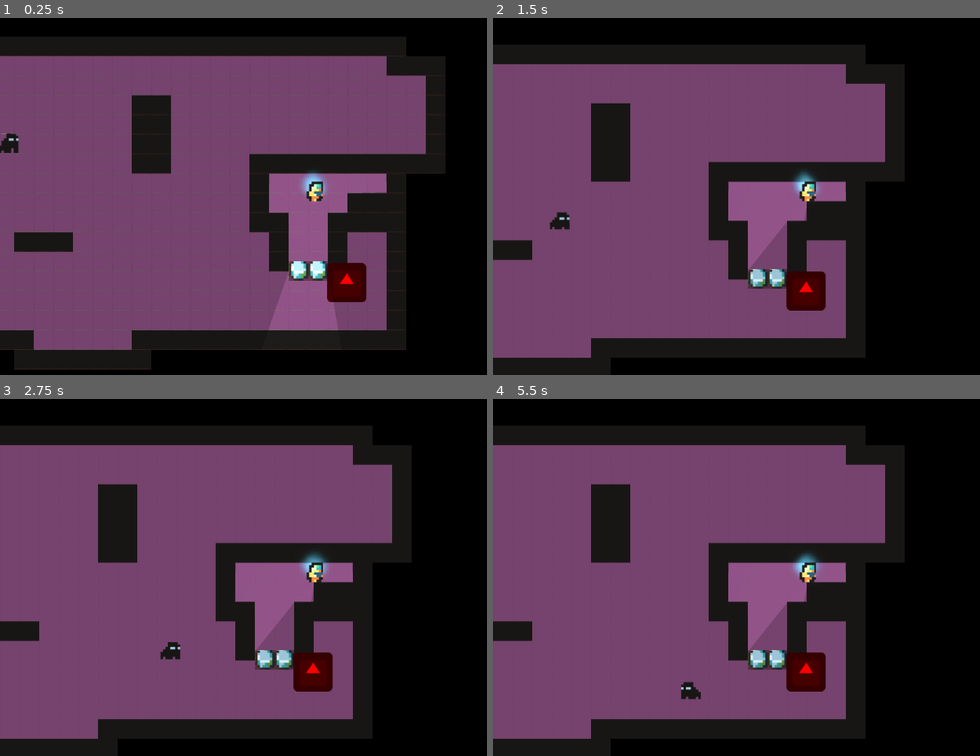
Above: before the commit, frames 1-4 (two rows, left to right).
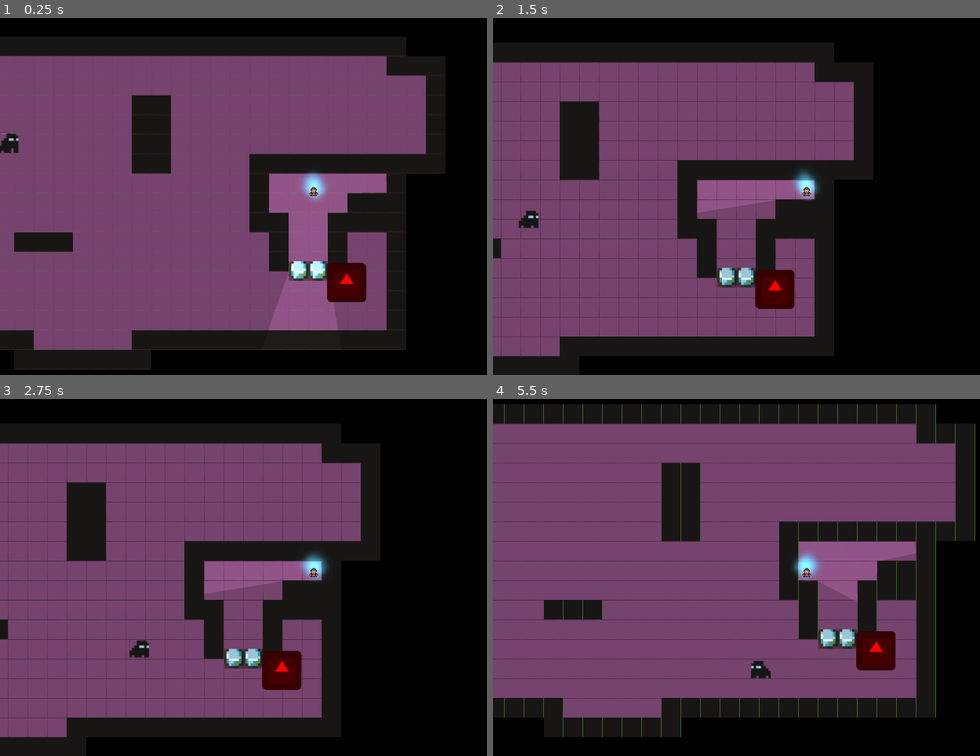
Above: after the commit, the same moments.

Repository: MxAshUp/godot-wild-jam-2
Game: Godot game, scene res://PrototypeScenes/GameplayIntegration/AFullStage.tscn
The game is run twice, just before and just after one commit, with the same random seed, the same clock (stepped at 60 frames per second) and the same inputs. This scene is started directly instead of the project's main scene. The engine's default icon, where the game draws it, is replaced by a stand-in: a white triangle on a blue panel in a dark square.
Inputs:
- Up to frame 1 (0.25 s): no input
- Up to frame 2 (1.5 s): hold Right (ui_right) 0.53-1.28 s; tap Ctrl (interact) at 0.6, 1.35 s; tap Space (jump) at 0.77 s; hold Down (ui_down) from 1.28 s (still down)
- Up to frame 3 (2.75 s): tap Space (jump) at 1.52 s; release Down (ui_down) at 2.03 s; hold Right (ui_right) from 2.03 s (still down); tap Ctrl (interact) at 2.1 s
- Up to frame 4 (5.5 s): release Right (ui_right) at 2.78 s; hold Up (ui_up) 2.78-3.53 s; tap Ctrl (interact) every 0.75 s from 2.85 to 5.1 s; tap Space (jump) at 3.02, 3.77, 4.52 s; hold Left (ui_left) 3.53-5.03 s; hold Down (ui_down) from 5.03 s (still down)

The runs differ from the first frame. In frame 1, 0.2% of the frame differs, in the area x 62-67%, y 45-52%; in frame 2, 18%; in frame 3, 18%; in frame 4, 34%, in the area x 0-100%, y 1-96%.
Error in both runs: Invalid call. Nonexistent function 'get_signal_list' in base 'Nil'. (res://LevelComponents/Hostage.gd:151)

Commit message:
Fixed Hostage speed and Spirit Particles

Diff:
--- a/LevelComponents/Hostage.gd
+++ b/LevelComponents/Hostage.gd
@@ -7,8 +7,8 @@
 
 var velocity : Vector2 = Vector2()
 const MAX_SPEED = 200
-const ACCELERATION = 1400
-const FRICTION = 1500
+const ACCELERATION = 1900
+const FRICTION = 2600
 
 func _process( delta ):
 
--- a/LevelComponents/Hostage.tscn
+++ b/LevelComponents/Hostage.tscn
@@ -2,14 +2,14 @@
 
 [ext_resource path="res://LevelComponents/Hostage.gd" type="Script" id=1]
 [ext_resource path="res://LevelComponents/SpiritParticles.tscn" type="PackedScene" id=2]
-[ext_resource path="res://Assets/placeholder-tiles.png" type="Texture" id=3]
+[ext_resource path="res://Assets/dummyHostage.png" type="Texture" id=3]
+
+[sub_resource type="CircleShape2D" id=1]
+
+custom_solver_bias = 0.0
+radius = 13.4075
 
 [sub_resource type="CircleShape2D" id=2]
-
-custom_solver_bias = 0.0
-radius = 16.0
-
-[sub_resource type="CircleShape2D" id=3]
 
 custom_solver_bias = 0.0
 radius = 20.0
@@ -30,13 +30,12 @@
 
 [node name="Col" type="CollisionShape2D" parent="."]
 visible = false
-shape = SubResource( 2 )
+shape = SubResource( 1 )
 _sections_unfolded = [ "shape" ]
 
 [node name="CharacterSprite" type="Sprite" parent="."]
 z_index = 2
 texture = ExtResource( 3 )
-region_enabled = true
 region_rect = Rect2( 0, 256, 31, 32 )
 _sections_unfolded = [ "Region", "Transform", "Z Index", "texture" ]
 
--- a/LevelComponents/SpiritParticles.tscn
+++ b/LevelComponents/SpiritParticles.tscn
@@ -72,6 +72,7 @@
 [node name="SpiritParticles" type="Particles2D"]
 position = Vector2( 0, -5 )
 rotation = -1.5708
+z_index = 1
 emitting = true
 amount = 32
 lifetime = 0.3
@@ -90,4 +91,4 @@
 normal_map = null
 h_frames = 1
 v_frames = 1
-_sections_unfolded = [ "Drawing", "Process Material", "Time", "Transform", "process_material" ]
+_sections_unfolded = [ "Drawing", "Process Material", "Time", "Transform", "Z Index", "process_material" ]
Not shown: 1 places in LevelComponents/Hostage.tscn that only renumber resources
